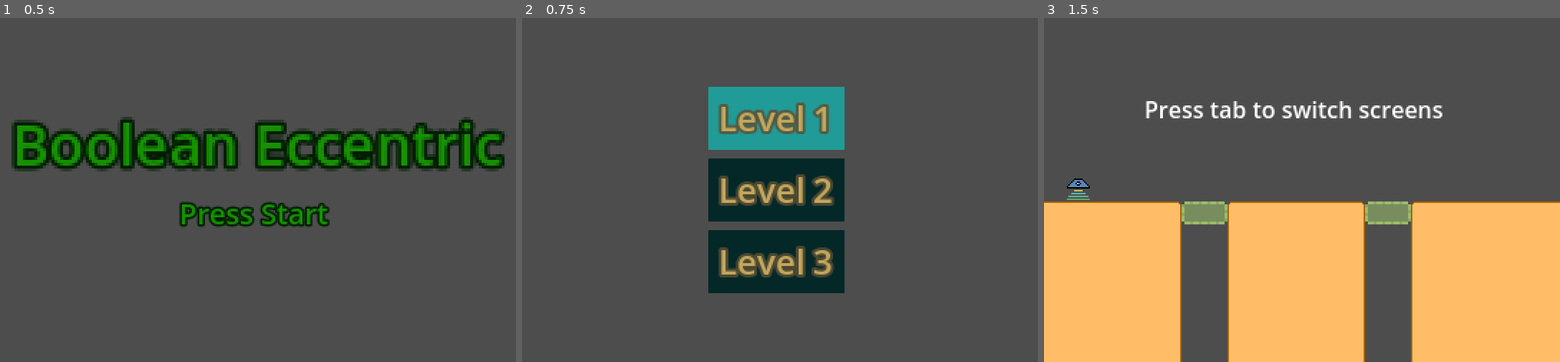
Above: before the commit, frames 1-3 (left to right).
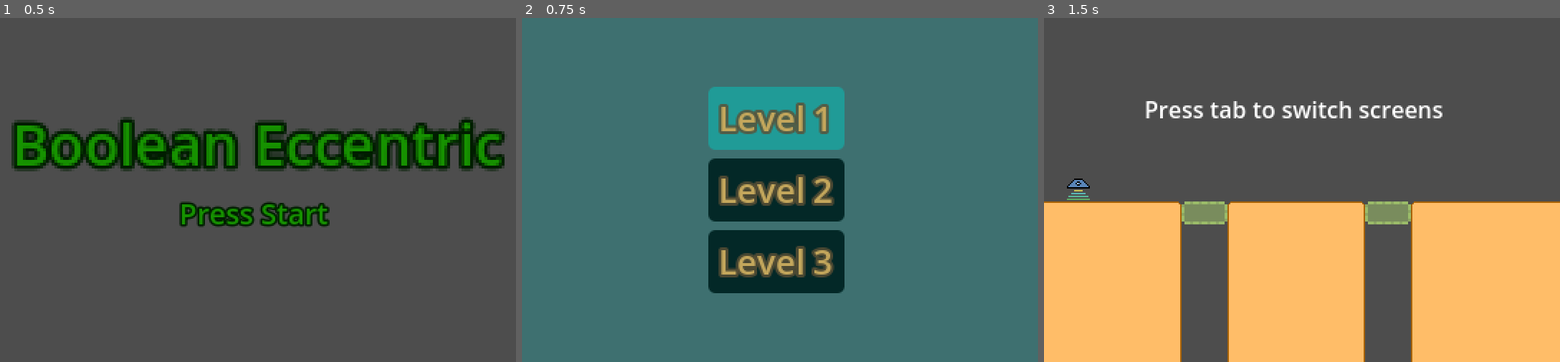
Above: after the commit, the same moments.

Repository: Gaelach-cael/puzzle-platformer-game
Game: Godot game, scene res://scenes/menu.tscn
Same seed, same stepped clock (60 frames per second), same inputs: the game is played once before the commit and once after it.
Inputs:
- Up to frame 1 (0.5 s): no input
- Up to frame 2 (0.75 s): tap Enter (start) at 0.5 s; hold D (right) from 0.53 s (still down); hold Enter (start) from 0.53 s (still down)
- Up to frame 3 (1.5 s): tap Tab (switch) at 0.8 s; release D (right) at 1.25 s; release Enter (start) at 1.25 s; click "Level 1" at 1.25 s

Frame 1 is identical in both runs. In frame 2, 86% of the frame differs, in the area x 0-100%, y 0-100%; in frame 3, nothing differs.

Commit message:
womp

Diff:
--- a/scenes/level 1/screen2.tscn
+++ b/scenes/level 1/screen2.tscn
@@ -21,7 +21,7 @@
 [node name="Node2D" type="Node2D"]
 script = ExtResource("1_slgnn")
 
-[node name="Label" type="Label" parent="."]
+[node name="bg" type="Label" parent="."]
 offset_right = 361.0
 offset_bottom = 240.0
 theme = ExtResource("2_bp574")
--- a/scenes/levelselect.tscn
+++ b/scenes/levelselect.tscn
@@ -10,8 +10,15 @@
 anchor_bottom = 1.0
 grow_horizontal = 2
 grow_vertical = 2
+theme = ExtResource("2_vit10")
 script = ExtResource("1_3hevu")
 metadata/_edit_vertical_guides_ = [960.0]
+
+[node name="bg" type="Label" parent="."]
+layout_mode = 0
+offset_right = 361.0
+offset_bottom = 240.0
+theme = ExtResource("2_vit10")
 
 [node name="level 1" type="Button" parent="."]
 offset_left = 130.0
--- a/scenes/pause.tscn
+++ b/scenes/pause.tscn
@@ -12,6 +12,12 @@
 grow_vertical = 2
 theme = ExtResource("1_5sbeg")
 script = ExtResource("1_qmdf3")
+
+[node name="bg" type="Label" parent="."]
+layout_mode = 0
+offset_right = 359.0
+offset_bottom = 239.0
+theme = ExtResource("1_5sbeg")
 
 [node name="Label" type="Label" parent="."]
 layout_mode = 0
--- a/scripts/level_1.gd
+++ b/scripts/level_1.gd
@@ -12,6 +12,6 @@
 func _process(_delta: float):
 	if Input.is_action_just_pressed("pause"):
 		get_parent().add_child(pause.instantiate())
-	if Input.is_action_pressed("switch"):
+	if Input.is_action_just_pressed("switch"):
 		get_parent().add_child(switch.instantiate())
 		get_tree().paused = true
--- a/scripts/screen_2.gd
+++ b/scripts/screen_2.gd
@@ -7,5 +7,6 @@
 
 
 # Called every frame. 'delta' is the elapsed time since the previous frame.
-func _process(delta: float) -> void:
-	pass
+func _process(_delta: float):
+	if Input.is_action_just_pressed("switch"):
+		pass
--- a/theme/Lselect.tres
+++ b/theme/Lselect.tres
@@ -1,16 +1,35 @@
-[gd_resource type="Theme" load_steps=5 format=3 uid="uid://cm8i1r4e3tsvl"]
+[gd_resource type="Theme" load_steps=6 format=3 uid="uid://cm8i1r4e3tsvl"]
 
 [sub_resource type="StyleBoxFlat" id="StyleBoxFlat_xg34y"]
 bg_color = Color(0.0133455, 0.15719, 0.152179, 1)
+corner_radius_top_left = 5
+corner_radius_top_right = 5
+corner_radius_bottom_right = 5
+corner_radius_bottom_left = 5
 
 [sub_resource type="StyleBoxFlat" id="StyleBoxFlat_4g5oq"]
 bg_color = Color(0.101961, 0.521569, 0.54902, 0.65098)
+corner_radius_top_left = 5
+corner_radius_top_right = 5
+corner_radius_bottom_right = 5
+corner_radius_bottom_left = 5
 
 [sub_resource type="StyleBoxFlat" id="StyleBoxFlat_twvcn"]
 bg_color = Color(0.12549, 0.607843, 0.592157, 1)
+corner_radius_top_left = 5
+corner_radius_top_right = 5
+corner_radius_bottom_right = 5
+corner_radius_bottom_left = 5
 
 [sub_resource type="StyleBoxFlat" id="StyleBoxFlat_p2mpg"]
 bg_color = Color(0.196078, 0.678431, 0.682353, 0.772549)
+corner_radius_top_left = 4
+corner_radius_top_right = 4
+corner_radius_bottom_right = 4
+corner_radius_bottom_left = 4
+
+[sub_resource type="StyleBoxFlat" id="StyleBoxFlat_6ceoj"]
+bg_color = Color(0.242, 0.44, 0.44, 1)
 
 [resource]
 Button/colors/font_color = Color(0.768627, 0.654902, 0.360784, 1)
@@ -26,3 +45,4 @@
 Button/styles/hover = SubResource("StyleBoxFlat_4g5oq")
 Button/styles/normal = SubResource("StyleBoxFlat_twvcn")
 Button/styles/pressed = SubResource("StyleBoxFlat_p2mpg")
+Label/styles/normal = SubResource("StyleBoxFlat_6ceoj")
--- a/theme/pause.tres
+++ b/theme/pause.tres
@@ -1,13 +1,28 @@
-[gd_resource type="Theme" load_steps=4 format=3 uid="uid://cl8a3sorjk7qm"]
+[gd_resource type="Theme" load_steps=5 format=3 uid="uid://cl8a3sorjk7qm"]
 
 [sub_resource type="StyleBoxFlat" id="StyleBoxFlat_a2s14"]
 bg_color = Color(0.224747, 0.0728, 0.28, 1)
+corner_radius_top_left = 5
+corner_radius_top_right = 5
+corner_radius_bottom_right = 5
+corner_radius_bottom_left = 5
 
 [sub_resource type="StyleBoxFlat" id="StyleBoxFlat_4uljn"]
 bg_color = Color(0.377253, 0.1222, 0.47, 1)
+corner_radius_top_left = 5
+corner_radius_top_right = 5
+corner_radius_bottom_right = 5
+corner_radius_bottom_left = 5
 
 [sub_resource type="StyleBoxFlat" id="StyleBoxFlat_2d47q"]
 bg_color = Color(0.322133, 0.108, 0.4, 1)
+corner_radius_top_left = 4
+corner_radius_top_right = 4
+corner_radius_bottom_right = 4
+corner_radius_bottom_left = 4
+
+[sub_resource type="StyleBoxFlat" id="StyleBoxFlat_83pl8"]
+bg_color = Color(0.28896, 0.0936, 0.36, 0.243137)
 
 [resource]
 Button/colors/font_color = Color(0.80545, 0.5518, 0.89, 1)
@@ -25,3 +40,4 @@
 HeaderLarge/colors/font_outline_color = Color(0.28336, 0.1656, 0.46, 1)
 HeaderLarge/constants/outline_size = 5
 HeaderLarge/font_sizes/font_size = 28
+Label/styles/normal = SubResource("StyleBoxFlat_83pl8")
